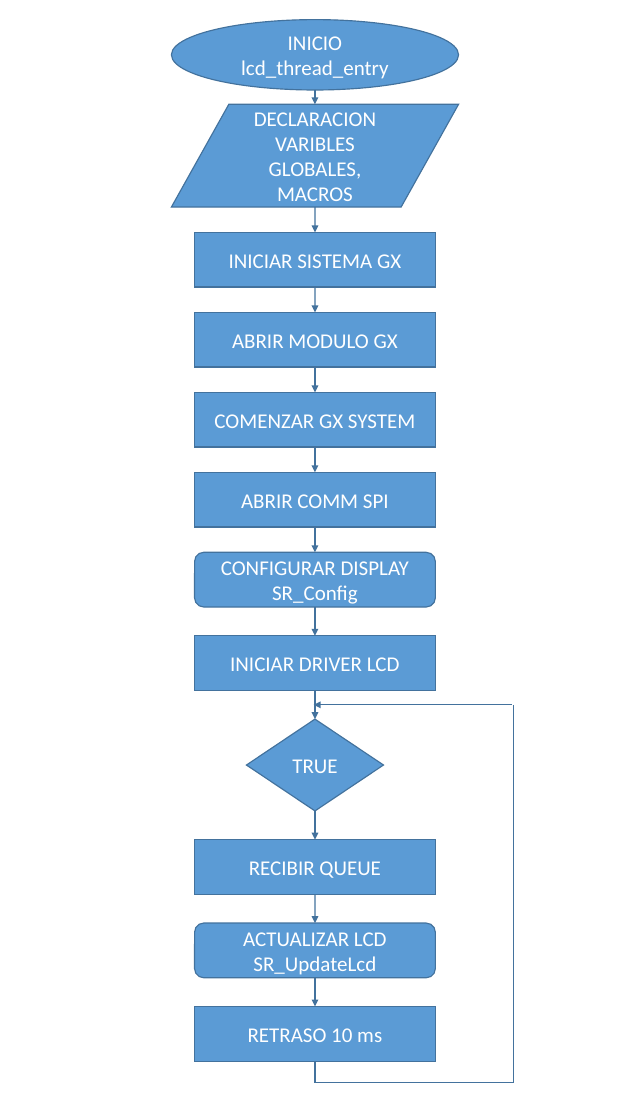
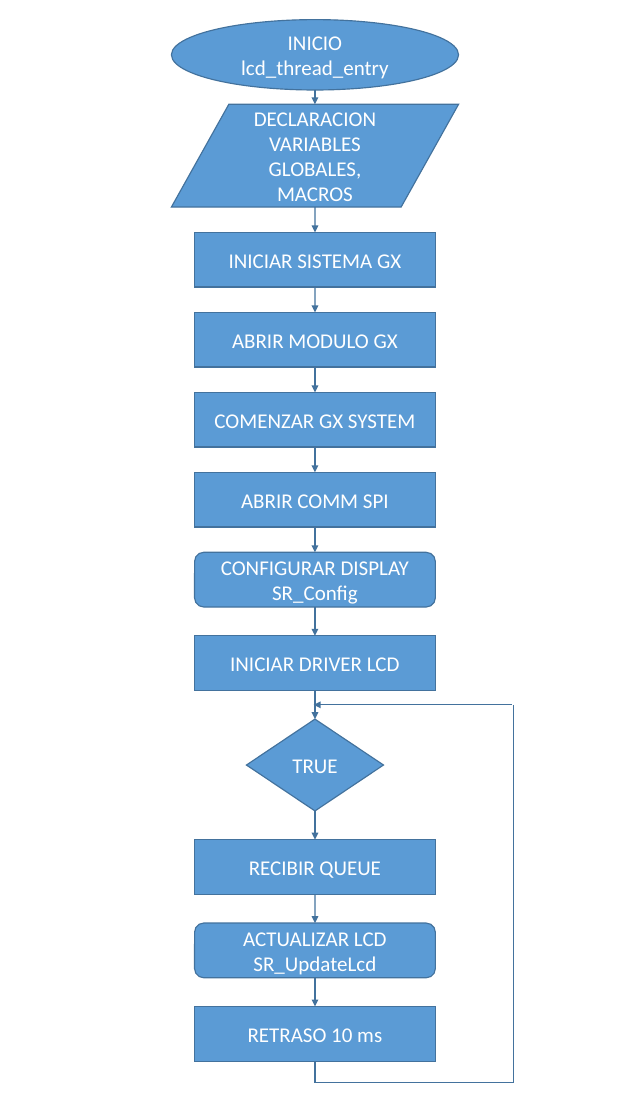
Before and after one commit to GabrielSolisMabe/Documentacion, a slide deck: slide 1 of 2) Design/DIAGRAMA DE FLUJO - LCD.pptx. Drawn at 630x1120 pixels with LibreOffice and Linux fonts; fonts in the diff are those of the drawing. Boxes give left, top, right and bottom in pixels: in the first picture for what was removed or moved away, otherwise in the second. Text is boxed around its words. In the diff, an @@ line names an element or a change of style, - is before the commit and + after.

```diff
--- a/2) Design/DIAGRAMA DE FLUJO - LCD.pptx
+++ b/2) Design/DIAGRAMA DE FLUJO - LCD.pptx
@@ text in flow chart input output at [254, 112, 376, 208]: text changed @@
-DECLARACION VARIBLES GLOBALES, MACROS
+DECLARACION VARIABLES GLOBALES, MACROS
```
Also in this commit, not shown: 5 other files.
